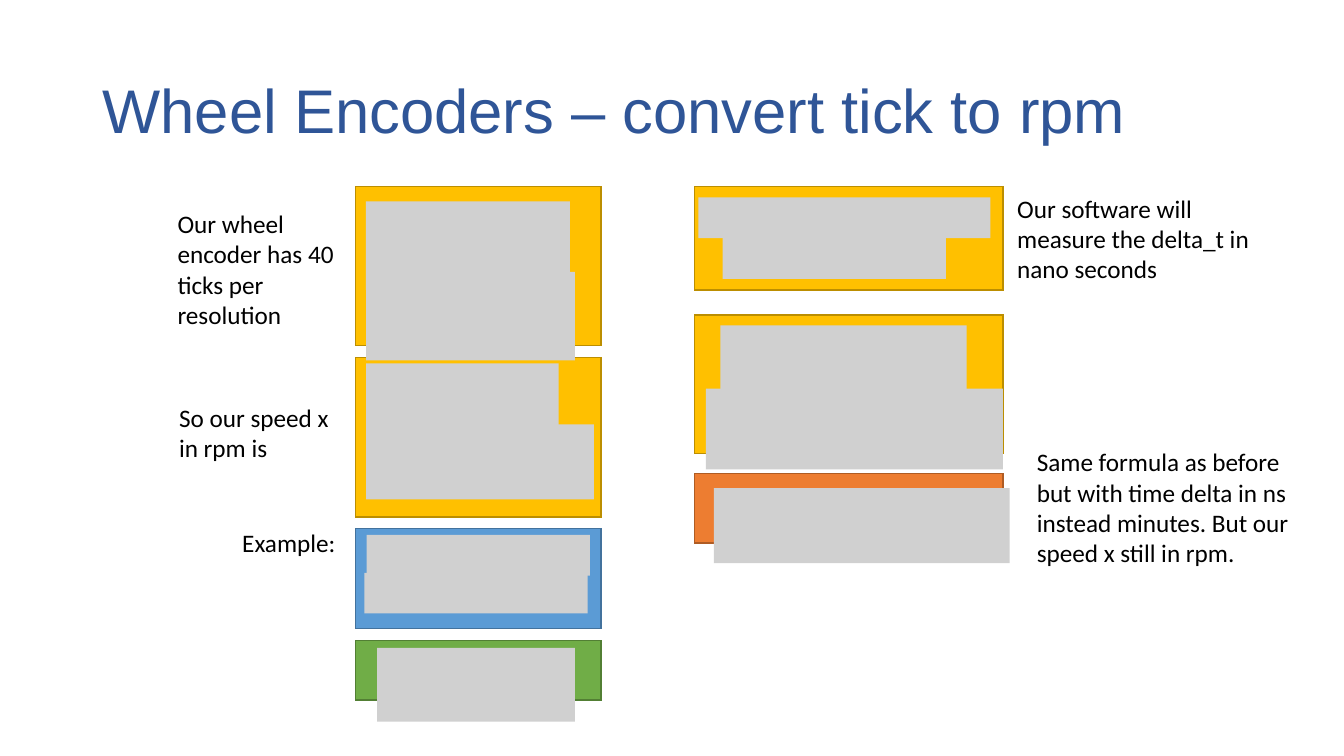
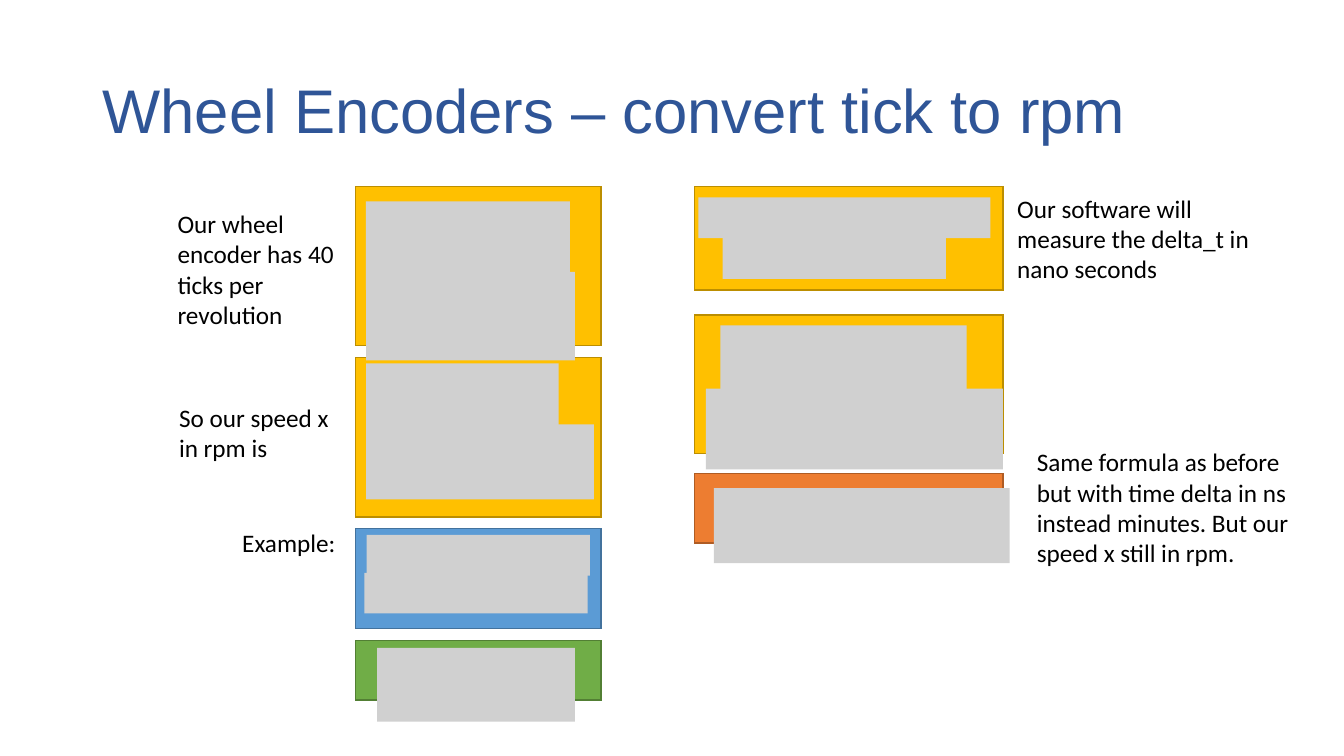
Before and after one commit to gusbots/mark01, a slide deck: slide 2 of doc/Mark 01 - Slides.pptx. Drawn at 1344x756 pixels with LibreOffice and Linux fonts; fonts in the diff are those of the drawing; grey boxes stand for pictures. Boxes give left, top, right and bottom in pixels: in the first picture for what was removed or moved away, otherwise in the second. Text is boxed around its words. In the diff, an @@ line names an element or a change of style, - is before the commit and + after.

```diff
--- a/doc/Mark 01 - Slides.pptx
+++ b/doc/Mark 01 - Slides.pptx
@@ text at [178, 215, 334, 324]: text changed @@
-Our wheel encoder has 40 ticks per resolution
+Our wheel encoder has 40 ticks per revolution
```
Also in this commit, not shown: 12 other files.
